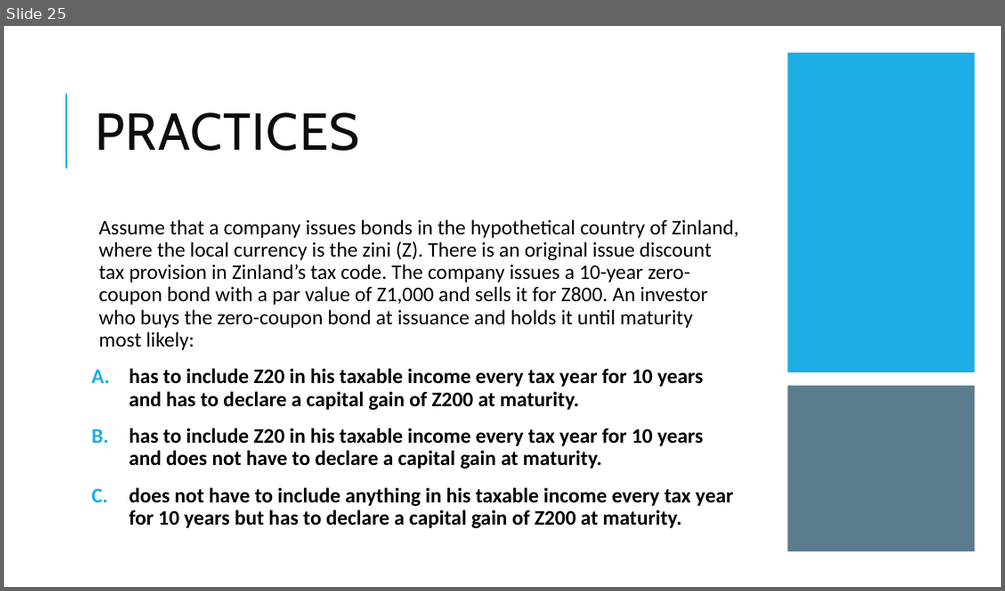
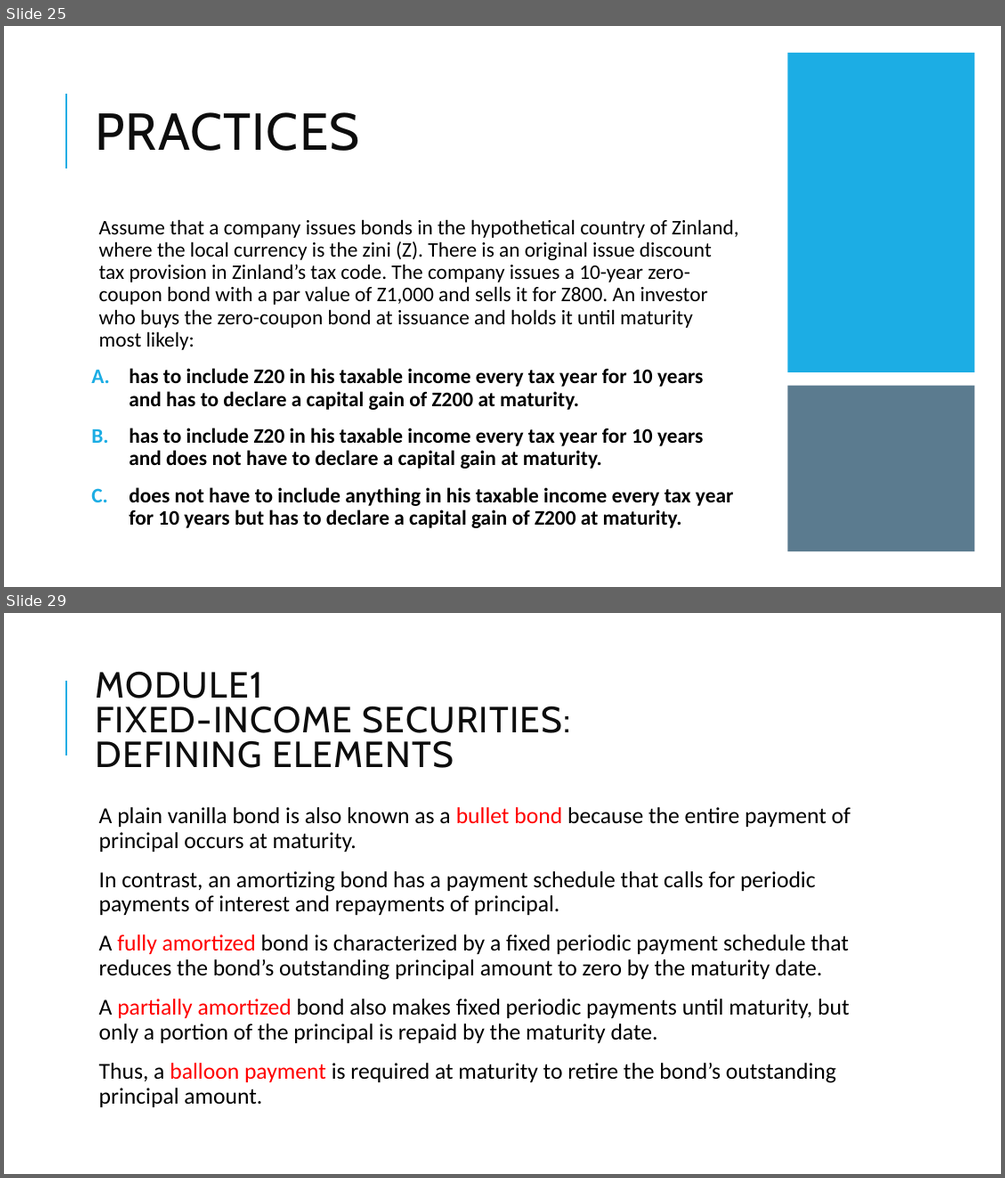
Before and after one commit to Isco0530/data, a slide deck: Fixed Income.pptx. Shown one above the other, each under a label of ours: slide 25 before the commit, slides 25 and 29 after it; the slides between them are not shown. The pictures are 1005x591 and 1005x1178 pixels, drawn with LibreOffice and Linux fonts; fonts in the diff are those of the drawing. Boxes give left, top, right and bottom in pixels: in the first picture for what was removed or moved away, otherwise in the second. Text is boxed around its words. In the diff, an @@ line names an element or a change of style, - is before the commit and + after.

```diff
--- a/Fixed Income.pptx
+++ b/Fixed Income.pptx
@@ slide 29 added at box(4, 613, 1001, 1174), background #FFFFFF; not listed: 1 template element that a slide beside it also shows @@
@@ title added at box(95, 672, 571, 768), 35 pt, text #0D0D0D @@
+MODULE1
+FIXED-INCOME SECURITIES:
+DEFINING ELEMENTS
@@ text added at box(99, 807, 850, 1107), 22 pt, text #000000 @@
+  A plain vanilla bond is also known as a bullet bond because the entire payment of principal occurs at maturity.
+  In contrast, an amortizing bond has a payment schedule that calls for periodic payments of interest and repayments of principal.
+  A fully amortized bond is characterized by a fixed periodic payment schedule that reduces the bond’s outstanding principal amount to zero by the maturity date.
+  A partially amortized bond also makes fixed periodic payments until maturity, but only a portion of the principal is repaid by the maturity date.
+  Thus, a balloon payment is required at maturity to retire the bond’s outstanding principal amount.
```
Also in this commit, not shown: 8 other slides added.
